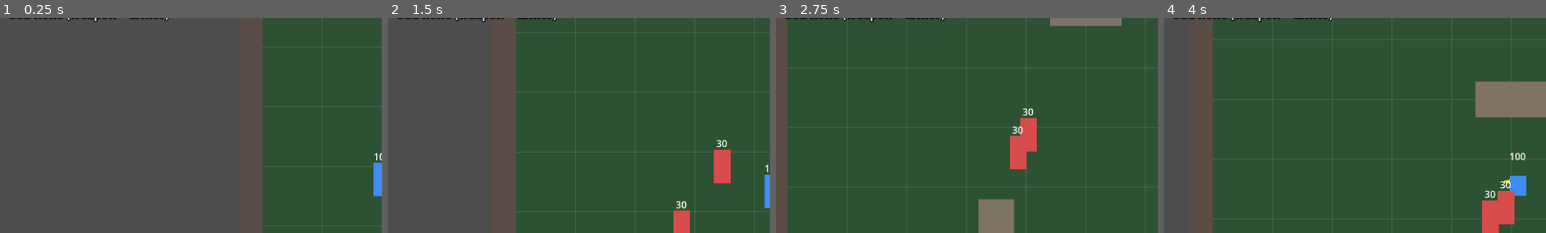
Above: before the commit, frames 1-4 (left to right).
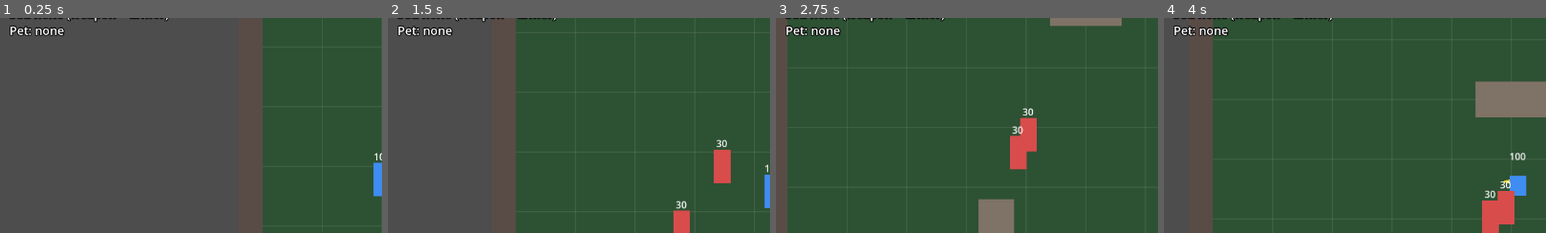
Above: after the commit, the same moments.

Repository: knc219-a11y/second-game
Game: Godot game, scene res://scenes/test_map.tscn
Two runs of this game, one before a commit and one after it. Both use one fixed random seed, a clock stepped at 60 frames per second and the inputs below.
Inputs:
- Up to frame 1 (0.25 s): no input
- Up to frame 2 (1.5 s): hold Right (move_right) 0.53-1.28 s; tap X (attack) at 0.6 s; tap Space (roll) at 0.8, 1.35 s; hold Down (move_down) from 1.28 s (still down)
- Up to frame 3 (2.75 s): tap X (attack) at 1.55, 2.1 s; release Down (move_down) at 2.03 s; hold Right (move_right) from 2.03 s (still down); tap Space (roll) at 2.3 s
- Up to frame 4 (4 s): release Right (move_right) at 2.78 s; hold Up (move_up) 2.78-3.53 s; tap Space (roll) at 2.85, 3.8 s; tap X (attack) at 3.05, 3.6 s; hold Left (move_left) from 3.53 s (still down)
The pictures show only the part of the screen within x 0-50%, y 12-62%; the shares and areas given below are measured in that part.

The runs differ from the first frame. In frame 1, 0.4% of the frame differs, in the area x 2-17%, y 3-9%; in frame 2, 0.4%; in frame 3, 0.5%; in frame 4, 0.5%.

Commit message:
Pet: tough enemies rarely drop a Brute Cub that keeps attacks from being pushed back
Co-Authored-By: Claude Opus 5.5 (1M context) <noreply@anthropic.com>
Claude-Session: https://claude.ai/code/session_01GXxqttb3vAPXv9N3LCSDxy

Diff:
--- a/scenes/loot.tscn
+++ b/scenes/loot.tscn
@@ -35,3 +35,8 @@
 visible = false
 color = Color(0.7, 0.45, 0.25, 1)
 polygon = PackedVector2Array(-10, -18, -4, -20, 0, -16, 4, -20, 10, -18, 12, -10, 8, -10, 8, 0, -8, 0, -8, -10, -12, -10)
+
+[node name="Pet" type="Polygon2D" parent="Visual"]
+visible = false
+color = Color(0.6, 0.18, 0.28, 1)
+polygon = PackedVector2Array(-9, -16, -5, -20, -2, -16, 2, -16, 5, -20, 9, -16, 9, 0, -9, 0)
--- /dev/null
+++ b/scenes/pet.tscn
@@ -0,0 +1,16 @@
+[gd_scene load_steps=2 format=3]
+
+[ext_resource type="Script" path="res://scripts/pet.gd" id="1"]
+
+[node name="Pet" type="Node2D"]
+script = ExtResource("1")
+
+[node name="Visual" type="Node2D" parent="."]
+
+[node name="Body" type="Polygon2D" parent="Visual"]
+color = Color(0.6, 0.18, 0.28, 1)
+polygon = PackedVector2Array(-10, -22, -6, -28, -2, -22, 2, -22, 6, -28, 10, -22, 10, 0, -10, 0)
+
+[node name="Eye" type="Polygon2D" parent="Visual"]
+color = Color(1, 0.85, 0.2, 1)
+polygon = PackedVector2Array(4, -16, 8, -16, 8, -12, 4, -12)
--- a/scenes/player.tscn
+++ b/scenes/player.tscn
@@ -117,6 +117,16 @@
 theme_override_font_sizes/font_size = 20
 text = "Set: none (weapon + armor)"
 
+[node name="PetLabel" type="Label" parent="Hud"]
+offset_left = 16.0
+offset_top = 96.0
+offset_right = 516.0
+offset_bottom = 124.0
+theme_override_constants/outline_size = 6
+theme_override_colors/font_outline_color = Color(0, 0, 0, 1)
+theme_override_font_sizes/font_size = 20
+text = "Pet: none"
+
 [node name="Camera2D" type="Camera2D" parent="."]
 position = Vector2(0, -28)
 position_smoothing_enabled = true
--- a/scripts/enemy.gd
+++ b/scripts/enemy.gd
@@ -46,6 +46,9 @@
 # Separate, rarer roll for the Player's armor (any enemy, tough included).
 # No drop once the Player wears it.
 @export var armor_drop_chance: float = 0.12
+# Separate roll for the Player's pet. 0 for normal enemies; the tough variant
+# gets a small chance from test_map.gd. No drop once the Player has the pet.
+@export var pet_drop_chance: float = 0.0
 @export var loot_scene: PackedScene = preload("res://scenes/loot.tscn")
 # Hits during its own attack neither push it nor cancel the swing (the tough
 # variant), so the Player can't just mash through its wind-up and must dodge.
@@ -258,6 +261,7 @@
 	if hp <= 0:
 		_try_drop_loot()
 		_try_drop_armor()
+		_try_drop_pet()
 		queue_free()
 		return
 
@@ -305,3 +309,18 @@
 	parent.add_child.call_deferred(loot)
 	parent.move_child.call_deferred(loot, player.get_index())
 	print("%s dropped armor" % name)
+
+
+func _try_drop_pet() -> void:
+	if not is_instance_valid(player) or player.pet != null:
+		return
+	if randf() >= pet_drop_chance:
+		return
+	var loot := loot_scene.instantiate()
+	# A little higher than a weapon drop so all three stay visible together.
+	loot.position = global_position + Vector2(0, -24)
+	loot.is_pet = true
+	var parent := player.get_parent()
+	parent.add_child.call_deferred(loot)
+	parent.move_child.call_deferred(loot, player.get_index())
+	print("%s dropped a pet" % name)
--- a/scripts/loot.gd
+++ b/scripts/loot.gd
@@ -6,20 +6,25 @@
 @export var tier: int = 1
 # Armor drop instead of a weapon: shows the Armor shape instead of the sword.
 @export var is_armor: bool = false
+# Pet drop instead (tough enemies, rarely): shows the Pet shape.
+@export var is_pet: bool = false
 
 
 func _ready() -> void:
 	area_entered.connect(_on_area_entered)
-	$Visual/Sword.visible = not is_armor
-	$Visual/Hilt.visible = not is_armor
+	$Visual/Sword.visible = not is_armor and not is_pet
+	$Visual/Hilt.visible = not is_armor and not is_pet
 	$Visual/Armor.visible = is_armor
+	$Visual/Pet.visible = is_pet
 
 
 func _on_area_entered(area: Area2D) -> void:
 	var target := area.get_parent()
 	if not target.has_method("equip_weapon"):
 		return
-	if is_armor:
+	if is_pet:
+		target.equip_pet()
+	elif is_armor:
 		target.equip_armor()
 	else:
 		target.equip_weapon(tier)
--- /dev/null
+++ b/scripts/pet.gd
@@ -0,0 +1,34 @@
+extends Node2D
+
+# Placeholder pet: a small copy of the tough enemy that trails behind the Player
+# (on the side away from facing). It doesn't fight; the passive lives in
+# player.gd take_damage. Flashes when the passive blocks a push.
+@export var follow_offset: Vector2 = Vector2(36, -6)
+# Higher = catches up faster (exponential smoothing per second).
+@export var follow_speed: float = 6.0
+@export var flash_duration: float = 0.15
+@export var flash_color: Color = Color(1, 0.95, 0.6, 1)
+
+var player: Node2D
+var flash_left: float = 0.0
+
+@onready var visual: Node2D = $Visual
+@onready var body: Polygon2D = $Visual/Body
+@onready var base_color: Color = body.color
+
+
+func _physics_process(delta: float) -> void:
+	if not is_instance_valid(player):
+		return
+	var target := player.position + Vector2(-player.facing * follow_offset.x, follow_offset.y)
+	position = position.lerp(target, 1.0 - exp(-follow_speed * delta))
+	visual.scale.x = player.facing
+	if flash_left > 0.0:
+		flash_left -= delta
+		if flash_left <= 0.0:
+			body.color = base_color
+
+
+func flash() -> void:
+	body.color = flash_color
+	flash_left = flash_duration
--- a/scripts/player.gd
+++ b/scripts/player.gd
@@ -63,6 +63,12 @@
 @export var shockwave_knockback_scale: float = 1.5
 @export var shockwave_duration: float = 0.25
 @export var shockwave_color: Color = Color(1, 0.95, 0.6, 1)
+# Pet: tough enemies rarely drop one (see test_map tough_pet_drop_chance). It
+# follows the Player and lends the tough enemy's passive in a small form: while
+# the Player is attacking, enemy hits don't push the Player back (damage and the
+# hit freeze still apply). One pet only, it doesn't fight; R resets it.
+@export var pet_name: String = "Brute Cub"
+@export var pet_scene: PackedScene = preload("res://scenes/pet.tscn")
 # A roll passes through enemy bodies (physics layer "enemy_body"); walls still
 # block it. Both ways are turned off: the Player ignores enemies, and its body
 # leaves "world" so chasing enemies don't get shoved ahead of the roll. If the
@@ -99,6 +105,7 @@
 var weapon_tier: int = 0
 var has_armor: bool = false
 var shockwave_time_left: float = 0.0
+var pet: Node2D = null
 
 @onready var visual: Node2D = $Visual
 @onready var feet: CollisionShape2D = $CollisionShape2D
@@ -117,6 +124,7 @@
 @onready var weapon_label: Label = $Hud/WeaponLabel
 @onready var armor_label: Label = $Hud/ArmorLabel
 @onready var set_label: Label = $Hud/SetLabel
+@onready var pet_label: Label = $Hud/PetLabel
 # Placeholder ring for the set shockwave, grows and fades over shockwave_duration.
 @onready var shockwave_ring: Line2D = $ShockwaveRing
 
@@ -370,6 +378,19 @@
 	_update_set_label()
 
 
+func equip_pet() -> void:
+	if pet != null or is_dead:
+		return
+	pet = pet_scene.instantiate()
+	pet.player = self
+	pet.position = position + Vector2(-facing * pet.follow_offset.x, pet.follow_offset.y)
+	# Beside the Player in the scene, drawn just below it.
+	get_parent().add_child(pet)
+	get_parent().move_child(pet, get_index())
+	print("Picked up pet %s" % pet_name)
+	pet_label.text = "Pet: %s (no push while attacking)" % pet_name
+
+
 func _start_hitstop(duration: float) -> void:
 	# A hitstop already running is not extended or stacked.
 	if in_hitstop or duration <= 0.0:
@@ -403,8 +424,13 @@
 	hurt_flash_left = hurt_flash_duration
 	# Rolling already moves the Player, so the push only applies outside a roll.
 	if direction != 0 and hurt_knockback_duration > 0.0 and roll_time_left <= 0.0:
-		hurt_knockback_dir = direction
-		hurt_knockback_left = hurt_knockback_duration
+		if pet != null and attack_phase != AttackPhase.NONE:
+			# Pet passive: the attack holds its ground.
+			pet.flash()
+			print("Pet blocked the push")
+		else:
+			hurt_knockback_dir = direction
+			hurt_knockback_left = hurt_knockback_duration
 	_start_hitstop(hurt_hitstop_duration)
 
 
--- a/scripts/test_map.gd
+++ b/scripts/test_map.gd
@@ -24,6 +24,8 @@
 @export var tough_hp: int = 100
 @export var tough_drop_chance: float = 0.7
 @export var tough_drop_tier: int = 2
+# Rare pet drop (player.gd pet_name), tough enemies only.
+@export var tough_pet_drop_chance: float = 0.08
 @export var tough_body_scale: float = 1.25
 @export var tough_color: Color = Color(0.45, 0.12, 0.2, 1)
 
@@ -73,6 +75,7 @@
 	enemy.max_hp = tough_hp
 	enemy.drop_chance = tough_drop_chance
 	enemy.drop_tier = tough_drop_tier
+	enemy.pet_drop_chance = tough_pet_drop_chance
 	enemy.super_armor = true
 	var body := enemy.get_node("Body") as Polygon2D
 	body.color = tough_color
Not shown, added: scripts/pet.gd.uid
